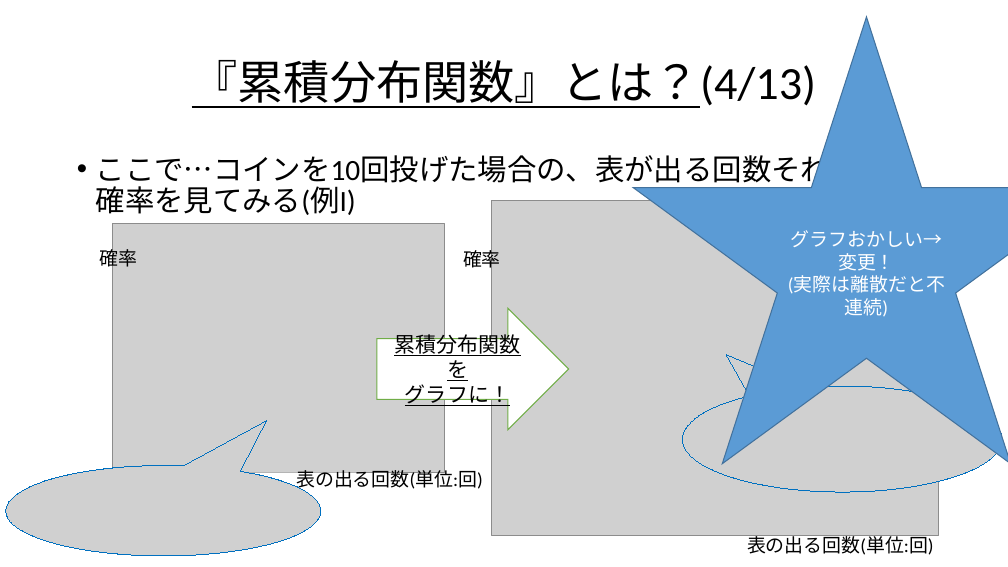
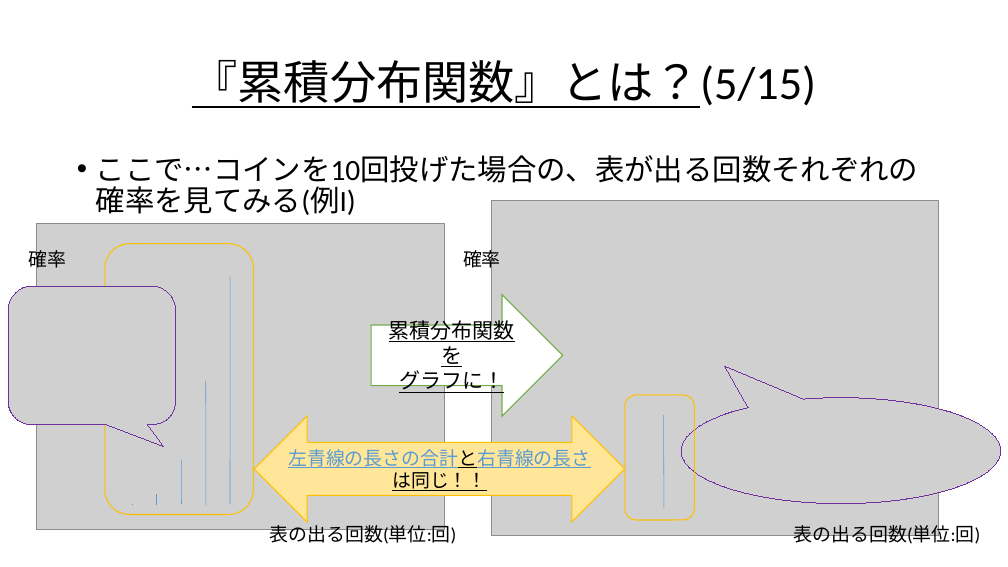
Before and after one commit to Ryo-KATAYAMA/Senior_Project, a slide deck: slide 85 of Chapter4_1.pptx (slide 77 before the commit). Drawn at 1008x567 pixels with LibreOffice and Linux fonts; fonts in the diff are those of the drawing; grey boxes stand for pictures. Boxes give left, top, right and bottom in pixels: in the first picture for what was removed or moved away, otherwise in the second. Text is boxed around its words. In the diff, an @@ line names an element or a change of style, - is before the commit and + after.

```diff
--- a/Chapter4_1.pptx
+++ b/Chapter4_1.pptx
@@ star removed at <box>634,17,1008,464</box> @@
-グラフおかしい→変更！
-(実際は離散だと不連続)
@@ title at <box>192,60,817,108</box>: text changed @@
-『累積分布関数』とは？(4/13)
+『累積分布関数』とは？(5/15)
@@ picture: place and size @@
-picture at <box>113,224,444,472</box>
+picture at <box>36,224,445,530</box>
@@ text "確率": place and size @@
-text "確率" at <box>99,245,137,270</box>
+text "確率" at <box>28,246,66,271</box>
@@ rounded rectangle added at <box>105,243,254,514</box>, outline #FFC000 1 pt @@
@@ picture added at <box>8,287,175,425</box> @@
@@ line added from (230, 504) to (230, 277), #5B9BD5 0.5 pt @@
@@ right arrow "累積分布関数を": place and size @@
-right arrow "累積分布関数を" at <box>377,309,569,430</box>
+right arrow "累積分布関数を" at <box>371,295,563,417</box>
@@ line added from (206, 505) to (206, 381), #5B9BD5 0.5 pt @@
@@ left right arrow added at <box>254,416,625,522</box>, fill #FFE699, outline #FFC000 1 pt, 18 pt, text #5B9BD5, underline @@
+左青線の長さの合計と右青線の長さは同じ！！
@@ rounded rectangle added at <box>625,395,694,520</box>, outline #FFC000 1 pt @@
@@ line added from (664, 509) to (664, 415), #5B9BD5 0.5 pt @@
@@ picture: place and size @@
-picture at <box>683,386,1003,492</box>
+picture at <box>681,398,1001,504</box>
@@ picture removed at <box>6,466,321,557</box> @@
@@ line added from (181, 504) to (181, 460), #5B9BD5 0.5 pt @@
@@ line added from (157, 494) to (157, 505), #5B9BD5 0.5 pt @@
@@ text "表の出る回数(単位:回)": place and size @@
-text "表の出る回数(単位:回)" at <box>296,466,483,491</box>
+text "表の出る回数(単位:回)" at <box>270,522,457,547</box>
@@ text "表の出る回数(単位:回)" rewrapped from <box>747,535,934,555</box> to <box>794,522,981,547</box> @@
```
Also in this commit, not shown: 45 other slides changed, 17 slides added, 4 slides removed.
